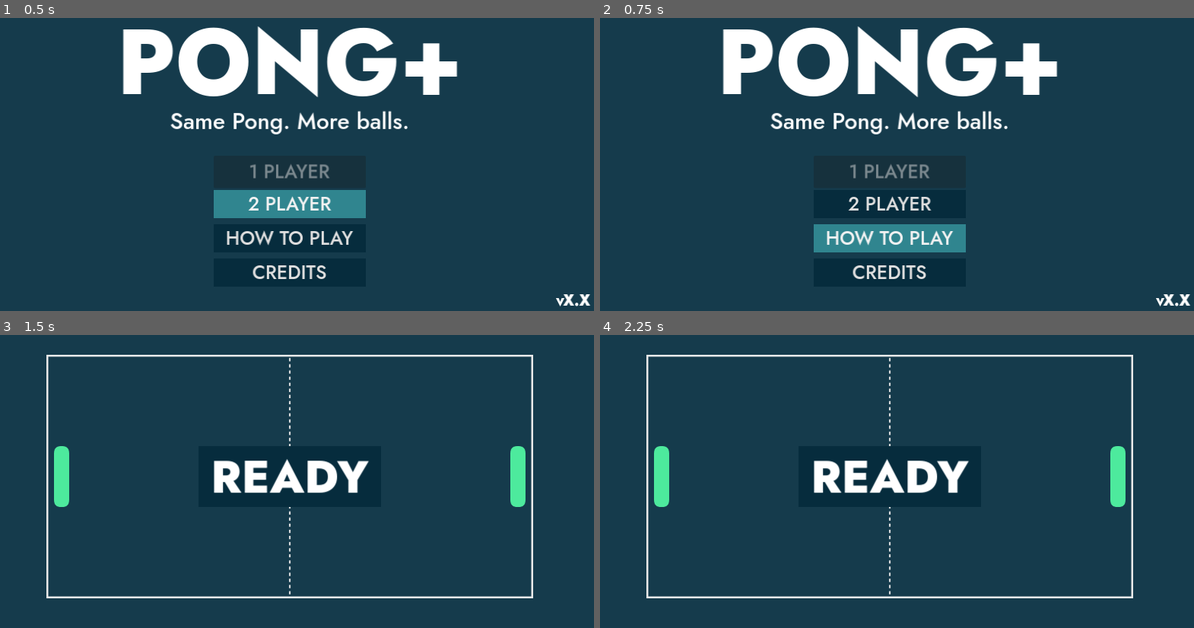
Above: before the commit, frames 1-4 (two rows, left to right).
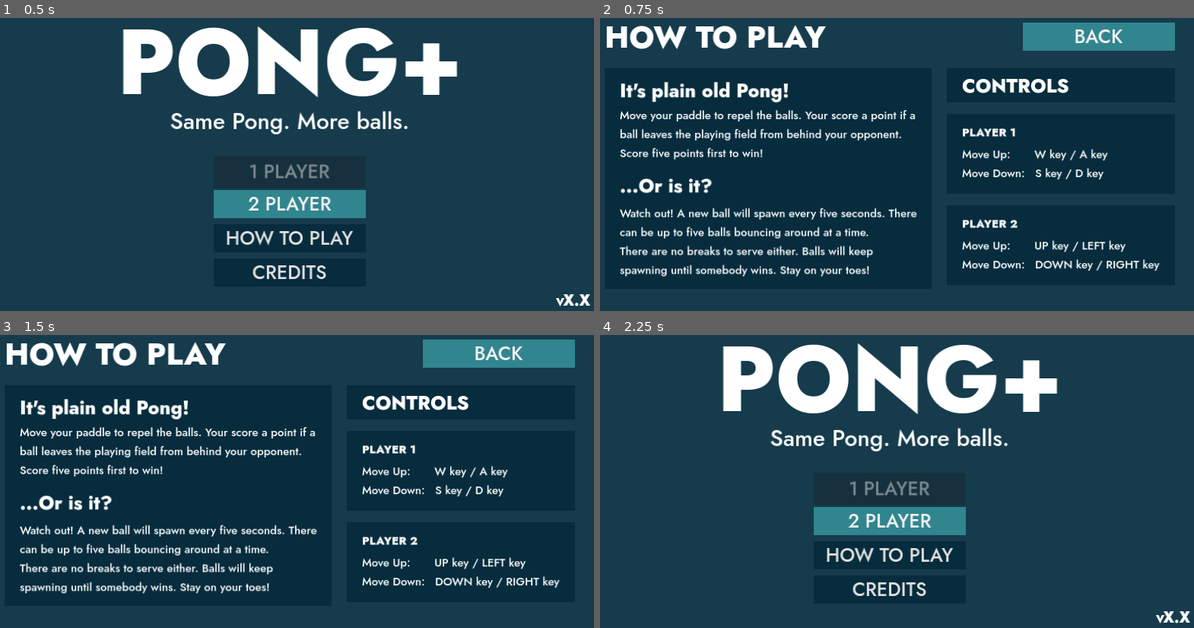
Above: after the commit, the same moments.

Repository: cf-Le3/pong-plus
Game: Godot game, scene res://main/main.tscn
The game is run twice, just before and just after one commit, with the same random seed, the same clock (stepped at 60 frames per second) and the same inputs.
Inputs (mouse positions are in pixels of both pictures, inside the frame that each line leads up to):
- Up to frame 1 (0.5 s): no input
- Up to frame 2 (0.75 s): click "HOW TO PLAY" at 0.5 s
- Up to frame 3 (1.5 s): click (291, 522) at 1.25 s, where only the run before the commit has a clickable "2 PLAYER"
- Up to frame 4 (2.25 s): click (1098, 352) at 2 s, where only the run after the commit has a clickable "BACK"

Frame 1 is identical in both runs. In frame 2, 22% of the frame differs, in the area x 1-100%, y 1-99%; in frame 3, 16%; in frame 4, 16%.

Commit message:
Implement navigation between "Help" and "Title" scenes

Diff:
--- a/Pong Plus/main/main.gd
+++ b/Pong Plus/main/main.gd
@@ -1,6 +1,8 @@
 extends Node
 @export var game_scene: PackedScene
+@export var help_scene: PackedScene
 var game
+var help
 
 func _on_title_new_game_multiplayer() -> void:
 	enable_title(false)
@@ -12,6 +14,18 @@
 	game.queue_free()
 	enable_title(true)
 
+func _on_title_view_help() -> void:
+	enable_title(false)
+	help = help_scene.instantiate()
+	help.connect("close_help", _on_close_help)
+	add_child(help)
+
+func _on_close_help() -> void:
+	help.queue_free()
+	enable_title(true)
+
 func enable_title(status: bool) -> void:
 	$Title.visible = status
 	$Title.set_process_input(status)
+	if status == true:
+		$Title._ready()
--- a/Pong Plus/main/main.tscn
+++ b/Pong Plus/main/main.tscn
@@ -1,12 +1,14 @@
-[gd_scene load_steps=4 format=3 uid="uid://dbv1atm3o3avv"]
+[gd_scene load_steps=5 format=3 uid="uid://dbv1atm3o3avv"]
 
 [ext_resource type="Script" path="res://main/main.gd" id="1_wtcpt"]
 [ext_resource type="PackedScene" uid="uid://bdol5wggxteul" path="res://title/title.tscn" id="2_afa6e"]
 [ext_resource type="PackedScene" uid="uid://dfodn8ia5n12i" path="res://game/game.tscn" id="2_w43ni"]
+[ext_resource type="PackedScene" uid="uid://twat68vd8dnc" path="res://help/help.tscn" id="3_u37n1"]
 
 [node name="Main" type="Node"]
 script = ExtResource("1_wtcpt")
 game_scene = ExtResource("2_w43ni")
+help_scene = ExtResource("3_u37n1")
 
 [node name="ColorRect" type="ColorRect" parent="."]
 anchors_preset = 15
@@ -19,3 +21,4 @@
 [node name="Title" parent="." instance=ExtResource("2_afa6e")]
 
 [connection signal="new_game_multiplayer" from="Title" to="." method="_on_title_new_game_multiplayer"]
+[connection signal="view_help" from="Title" to="." method="_on_title_view_help"]
--- a/Pong Plus/title/title.gd
+++ b/Pong Plus/title/title.gd
@@ -1,5 +1,6 @@
 extends CanvasLayer
 signal new_game_multiplayer
+signal view_help
 
 # Called when the node enters the scene tree for the first time.
 func _ready() -> void:
@@ -7,3 +8,6 @@
 
 func _on_multi_player_button_pressed() -> void:
 	new_game_multiplayer.emit()
+
+func _on_help_button_pressed() -> void:
+	view_help.emit()
--- a/Pong Plus/title/title.tscn
+++ b/Pong Plus/title/title.tscn
@@ -128,3 +128,4 @@
 icon_alignment = 1
 
 [connection signal="pressed" from="MultiPlayerButton" to="." method="_on_multi_player_button_pressed"]
+[connection signal="pressed" from="HelpButton" to="." method="_on_help_button_pressed"]
